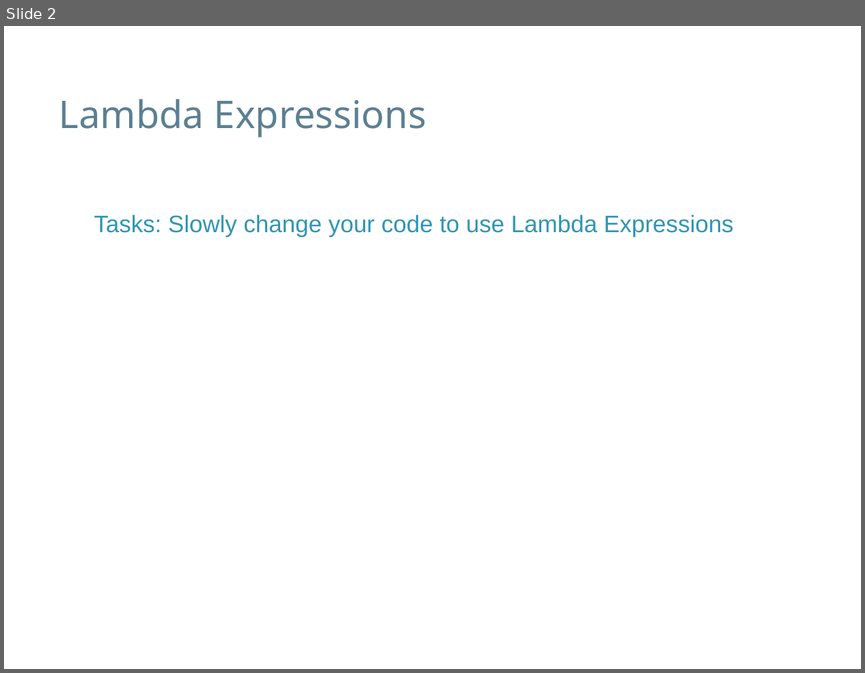
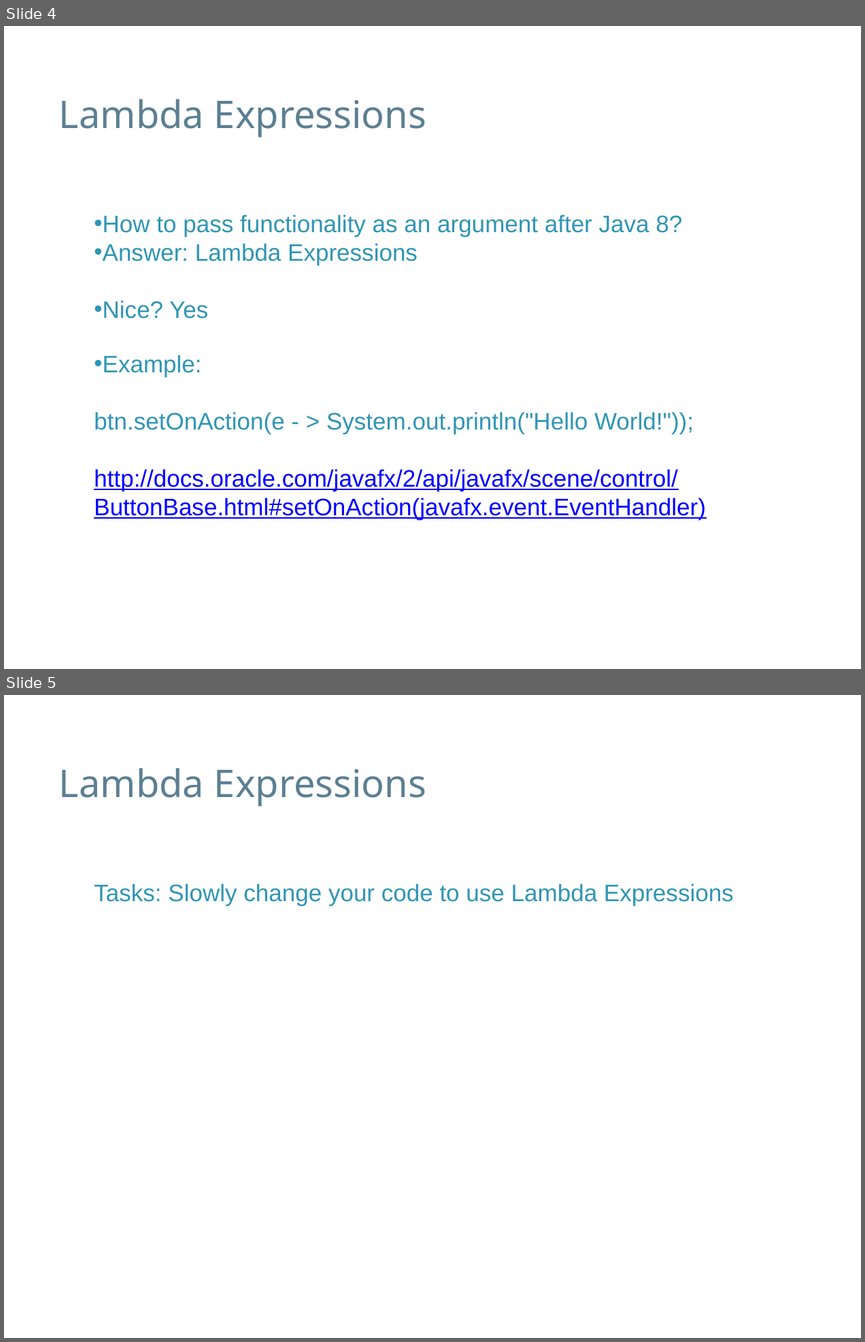
Before and after one commit to speedyswedy/Lambda, a slide deck: slides/Java 8 - Lambda Expresssions.pptx. Shown one above the other, each under a label of ours: slide 2 before the commit, slides 4 and 5 after it. The pictures are 865x673 and 865x1342 pixels, drawn with LibreOffice and Linux fonts; fonts in the diff are those of the drawing; background and template pictures are left out. Boxes give left, top, right and bottom in pixels: in the first picture for what was removed or moved away, otherwise in the second. Text is boxed around its words. In the diff, an @@ line names an element or a change of style, - is before the commit and + after.

Commit message:
added more information to lambda expression slide

```diff
--- a/slides/Java 8 - Lambda Expresssions.pptx
+++ b/slides/Java 8 - Lambda Expresssions.pptx
@@ slide 4 added at <box>4,26,861,669</box>, background #FFFFFF @@
@@ text added at <box>59,99,426,138</box>, 32 pt, text #5C7F92 @@
+Lambda Expressions
@@ text added at <box>94,214,706,519</box>, 20 pt, text #3095B4 @@
+• How to pass functionality as an argument after Java 8?
+• Answer: Lambda Expressions
+• Nice? Yes
+• Example:
+btn.setOnAction(e - > System.out.println("Hello World!"));
+http://docs.oracle.com/javafx/2/api/javafx/scene/control/ButtonBase.html#setOnAction(javafx.event.EventHandler)
@@ what was slide 2 is now slide 5 @@
```
Also in this commit, not shown: 1 slide changed, 2 other slides added, 1 other file.
